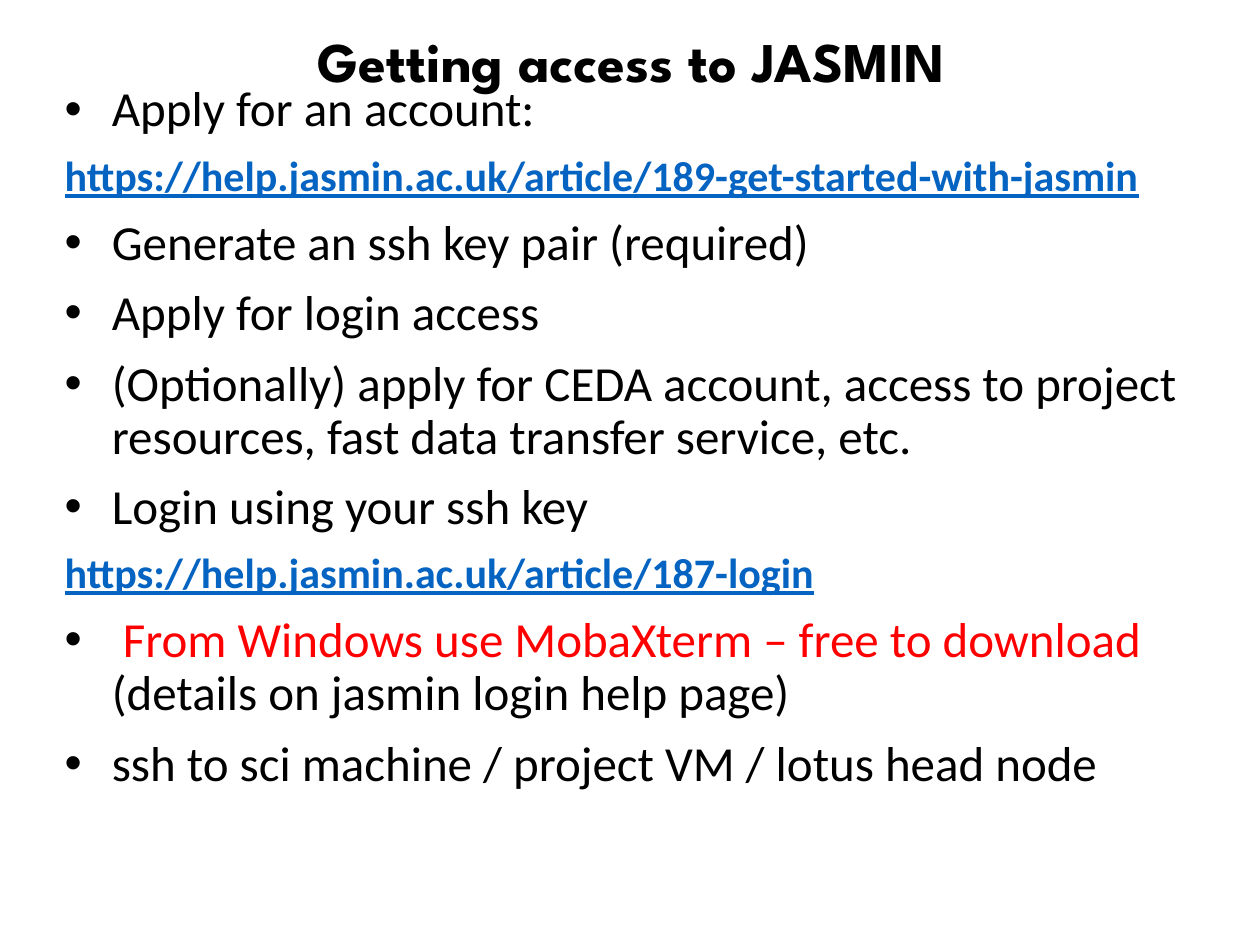
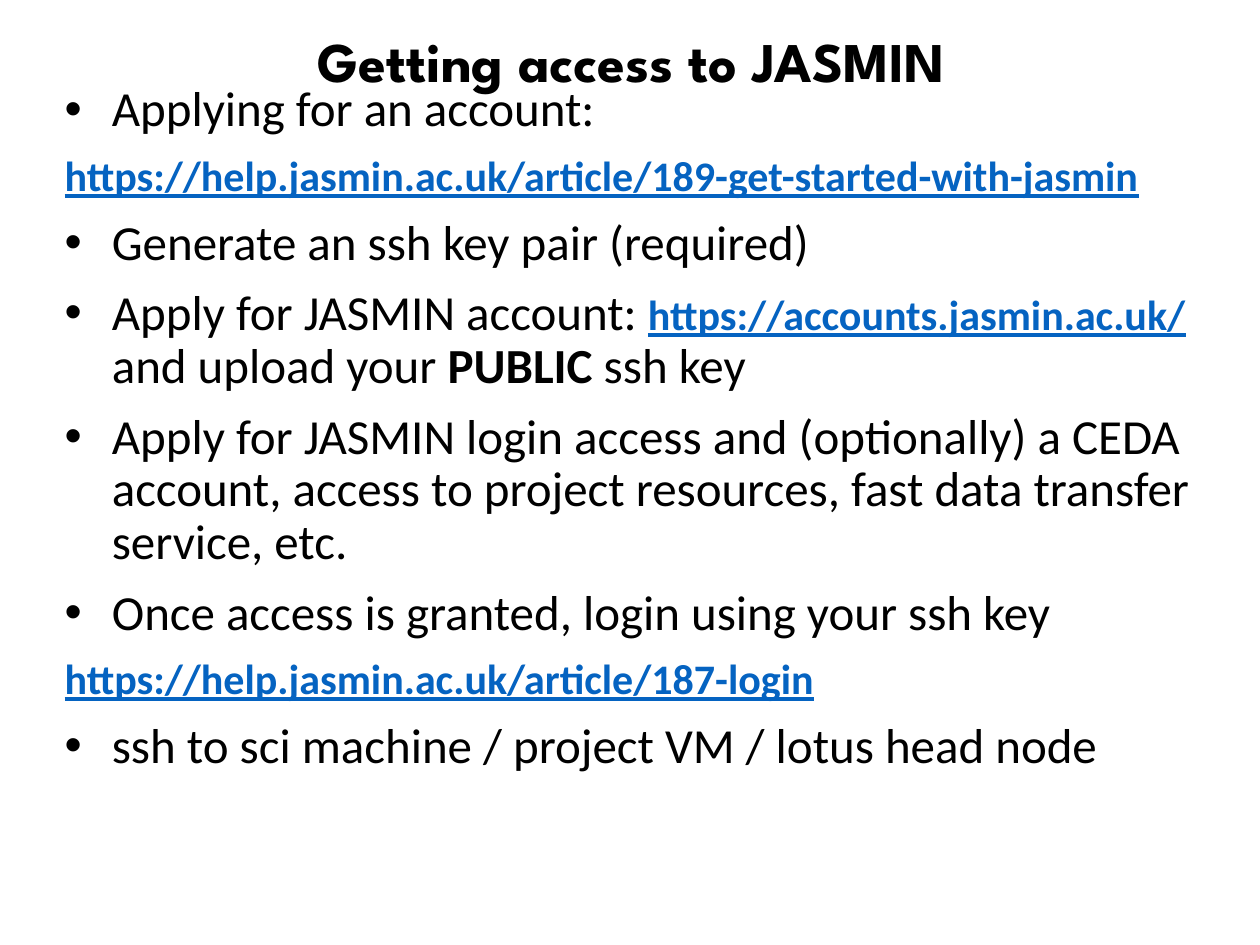
Before and after one commit to ncasuk/ncas-isc, a slide deck: slide 14 of working_practices/Parallel_Processing_Large_Data.pptx. Drawn at 1260x945 pixels with LibreOffice and Linux fonts; fonts in the diff are those of the drawing; background and template pictures are left out. Boxes give left, top, right and bottom in pixels: in the first picture for what was removed or moved away, otherwise in the second. Text is boxed around its words. In the diff, an @@ line names an element or a change of style, - is before the commit and + after.

Commit message:
Corrected typos and added MobaXterm slide

```diff
--- a/working_practices/Parallel_Processing_Large_Data.pptx
+++ b/working_practices/Parallel_Processing_Large_Data.pptx
@@ text at (x1=112, y1=86, x2=595, y2=135): text changed @@
-• Apply for an account:
+• Applying for an account:
@@ text at (x1=112, y1=296, x2=1189, y2=639): text changed @@
-• Apply for login access
-• (Optionally) apply for CEDA account, access to project resources, fast data transfer service, etc.
-• Login using your ssh key
+• Apply for JASMIN account: https://accounts.jasmin.ac.uk/ and upload your PUBLIC ssh key
+• Apply for JASMIN login access and (optionally) a CEDA account, access to project resources, fast data transfer service, etc.
+• Once access is granted, login using your ssh key
@@ text at (x1=112, y1=623, x2=1141, y2=719): paragraph removed @@
-• From Windows use MobaXterm – free to download (details on jasmin login help page)
```
Also in this commit, not shown: 1 slide added, 2 other files.
